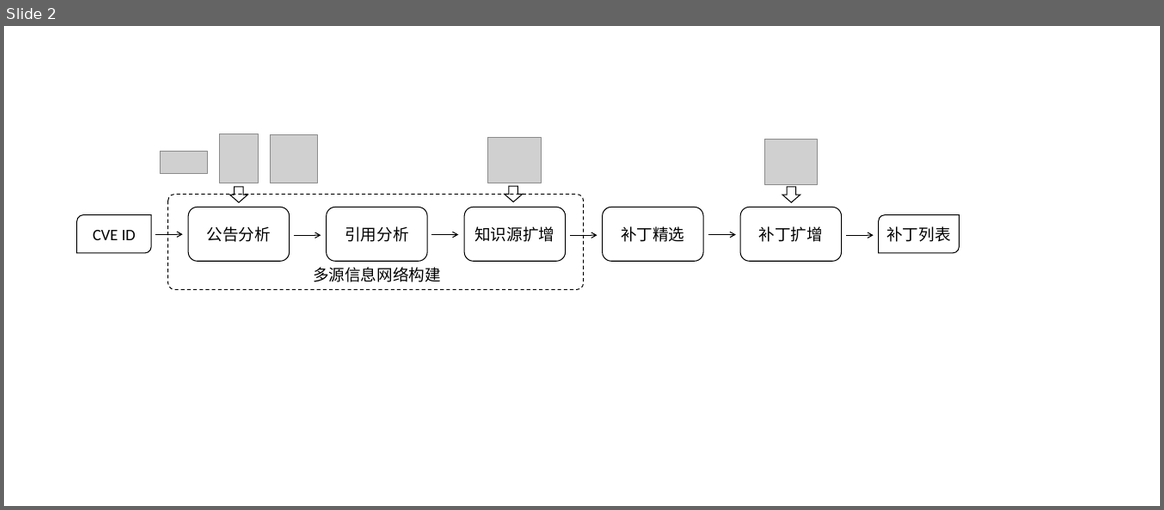
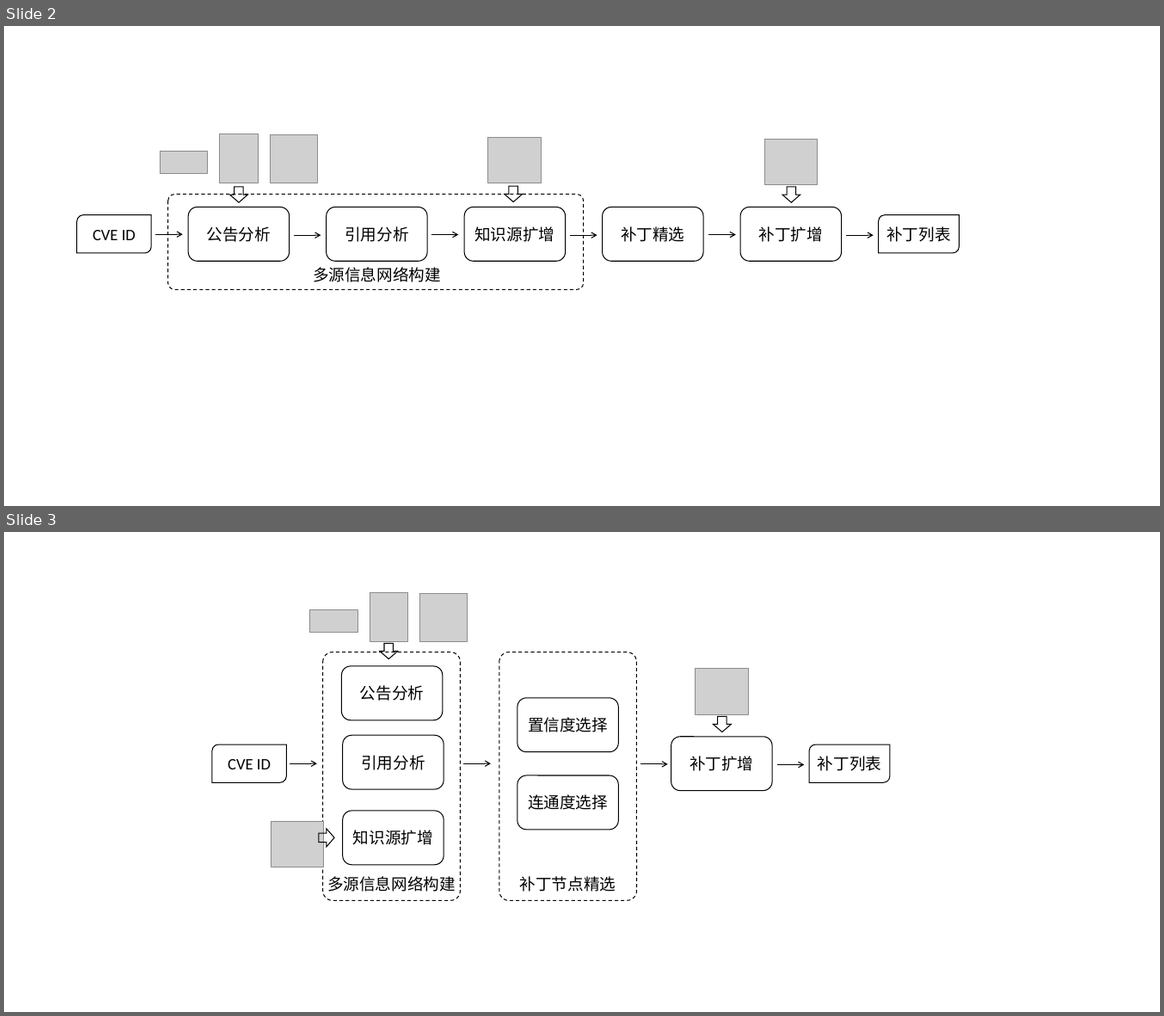
Before and after one commit to CongyingXU/MasterThesis, a slide deck: fig/overview.pptx. Shown one above the other, each under a label of ours: slide 2 before the commit, slides 2 and 3 after it. The pictures are 1164x510 and 1164x1016 pixels, drawn with LibreOffice and Linux fonts; fonts in the diff are those of the drawing; grey boxes stand for pictures. Boxes give left, top, right and bottom in pixels: in the first picture for what was removed or moved away, otherwise in the second. Text is boxed around its words. In the diff, an @@ line names an element or a change of style, - is before the commit and + after.

```diff
--- a/fig/overview.pptx
+++ b/fig/overview.pptx
@@ slide 3 added at (4, 532, 1160, 1012), background #FFFFFF @@
@@ picture added at (370, 593, 407, 642) @@
@@ picture added at (420, 593, 468, 641) @@
@@ picture added at (310, 609, 357, 632) @@
@@ rounded rectangle added at (323, 652, 461, 901), outline #000000 1 pt dashed @@
@@ down arrow added at (380, 643, 398, 659), outline #000000 1 pt @@
@@ rounded rectangle added at (499, 652, 637, 901), outline #000000 1 pt dashed @@
@@ rounded rectangle added at (341, 666, 443, 720), outline #000000 1 pt, 18 pt, text #000000 @@
+公告分析
@@ picture added at (695, 669, 748, 714) @@
@@ rounded rectangle added at (517, 698, 618, 751), outline #000000 1 pt, 18 pt, text #000000 @@
+置信度选择
@@ rounded rectangle added at (343, 736, 443, 789), outline #000000 1 pt, 18 pt, text #000000 @@
+引用分析
@@ rounded rectangle added at (670, 737, 772, 791), outline #000000 1 pt, 18 pt, text #000000 @@
+补丁扩增
@@ down arrow added at (714, 716, 731, 732), outline #000000 1 pt @@
@@ round diag rect added at (212, 744, 286, 782), outline #000000 1 pt, 18 pt, text #000000 @@
+CVE ID
@@ arrow added from (290, 763) to (317, 763), #000000 1 pt @@
@@ arrow added from (463, 763) to (491, 763), #000000 1 pt @@
@@ round diag rect added at (809, 744, 890, 782), outline #000000 1 pt, 18 pt, text #000000 @@
+补丁列表
@@ rounded rectangle added at (517, 775, 618, 829), outline #000000 1 pt, 18 pt, text #000000 @@
+连通度选择
@@ arrow added from (640, 764) to (668, 764), #000000 1 pt @@
@@ arrow added from (777, 765) to (804, 765), #000000 1 pt @@
@@ rounded rectangle added at (343, 811, 443, 864), outline #000000 1 pt, 18 pt, text #000000 @@
+知识源扩增
@@ picture added at (271, 821, 323, 867) @@
@@ down arrow added at (319, 829, 334, 847), outline #000000 1 pt @@
@@ text added at (327, 876, 456, 891), 18 pt, text #000000 @@
+多源信息网络构建
@@ text added at (520, 876, 616, 891), 18 pt, text #000000 @@
+补丁节点精选
```
Also in this commit, not shown: 1 other file.
